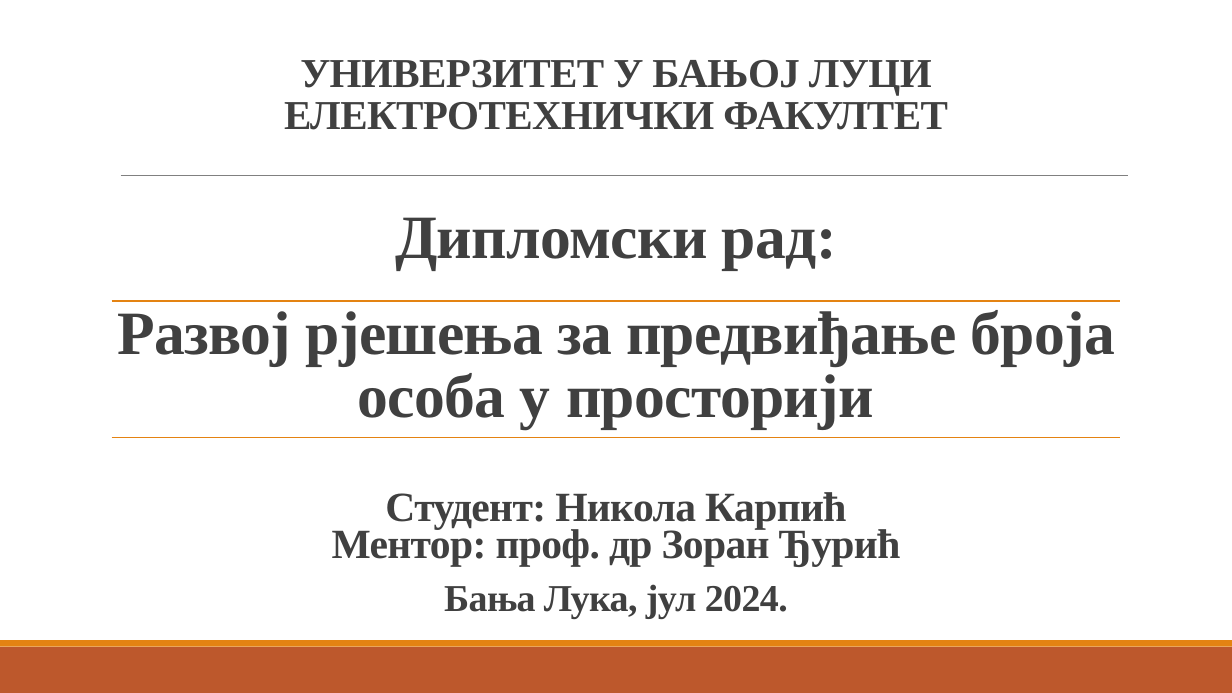
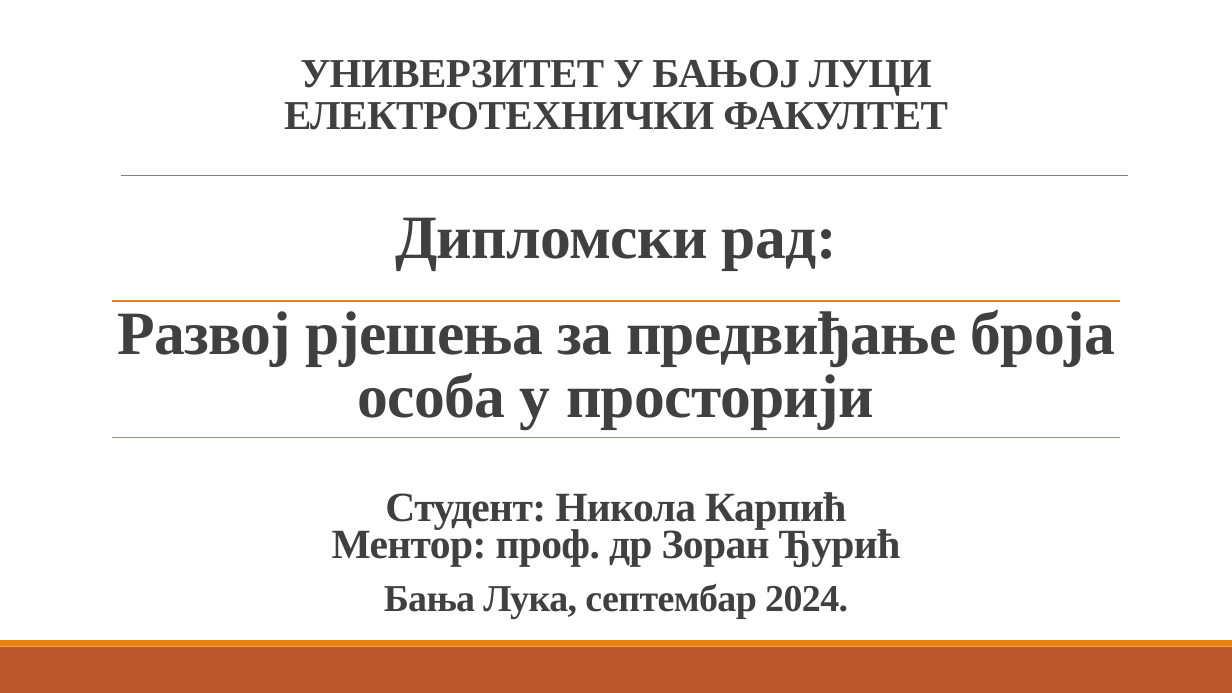
Before and after one commit to ChaosNik/Predicting-the-number-of-people-in-a-room, a slide deck: slide 1 of Presentation/Razvoj rješenja za predviđanje broja osoba u prostoriji.pptx. Drawn at 1232x693 pixels with LibreOffice and Linux fonts; fonts in the diff are those of the drawing. Boxes give left, top, right and bottom in pixels: in the first picture for what was removed or moved away, otherwise in the second. Text is boxed around its words. In the diff, an @@ line names an element or a change of style, - is before the commit and + after.

```diff
--- a/Presentation/Razvoj rješenja za predviđanje broja osoba u prostoriji.pptx
+++ b/Presentation/Razvoj rješenja za predviđanje broja osoba u prostoriji.pptx
@@ text at bbox=[384, 584, 848, 619]: text changed @@
-Бања Лука, јул 2024.
+Бања Лука, септембар 2024.
```
Also in this commit, not shown: 1 other file.
